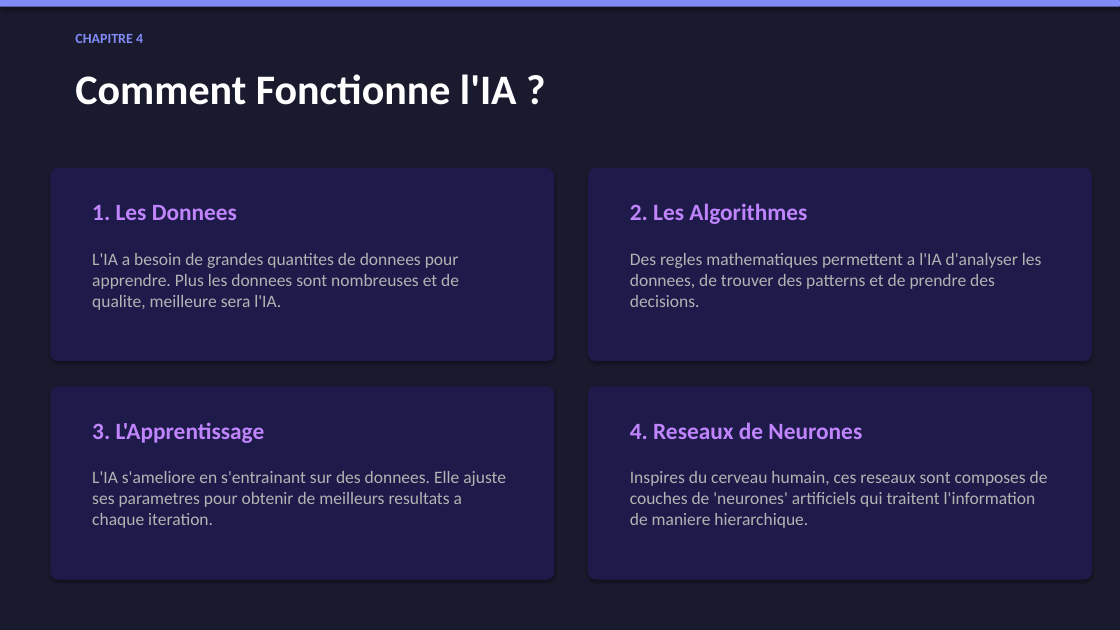
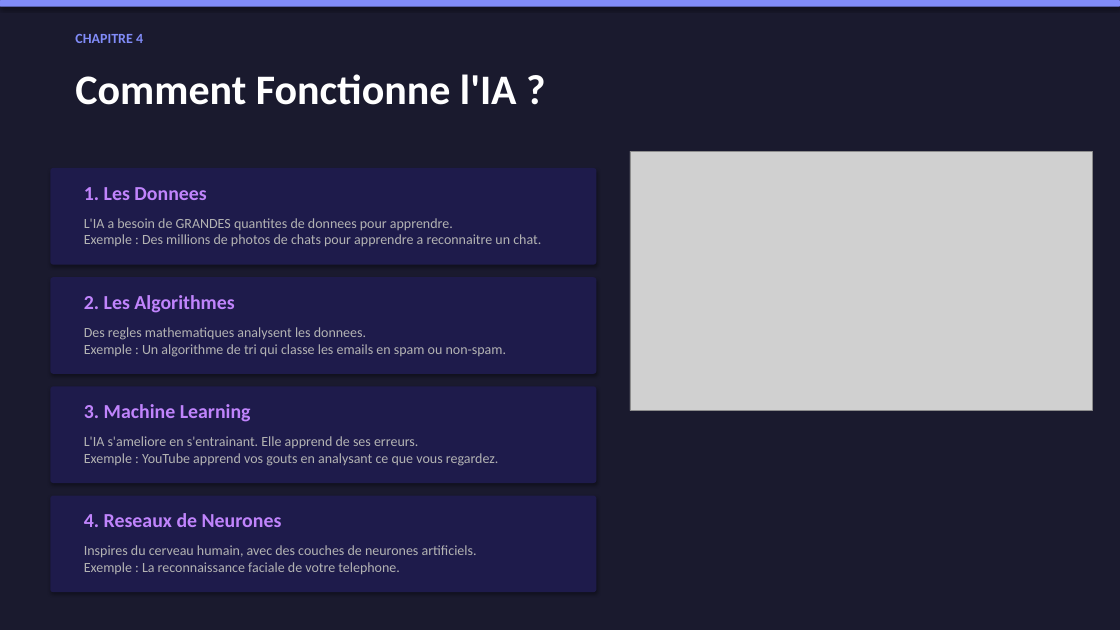
Before and after one commit to ayoubassouarinfo/AI-Project, a slide deck: slide 6 of AI_Presentation_Ayoub_Assouar.pptx. Drawn at 1120x630 pixels with LibreOffice and Linux fonts; fonts in the diff are those of the drawing; grey boxes stand for pictures. Boxes give left, top, right and bottom in pixels: in the first picture for what was removed or moved away, otherwise in the second. Text is boxed around its words. In the diff, an @@ line names an element or a change of style, - is before the commit and + after.

Commit message:
feat: add real images to PPTX and HTML, more examples and details

```diff
--- a/AI_Presentation_Ayoub_Assouar.pptx
+++ b/AI_Presentation_Ayoub_Assouar.pptx
@@ rounded rectangle: place and size @@
-rounded rectangle at bbox=[50, 168, 555, 361]
+rounded rectangle at bbox=[50, 168, 597, 265]
@@ text "1. Les Donnees": place and size @@
-text "1. Les Donnees" at bbox=[92, 205, 237, 220]
+text "1. Les Donnees" at bbox=[84, 187, 206, 200]
@@ picture added at bbox=[630, 151, 1092, 411] @@
@@ text at bbox=[84, 218, 541, 246]: text changed; size 15 to 12 pt @@
-L'IA a besoin de grandes quantites de donnees pour apprendre. Plus les donnees sont nombreuses et de qualite, meilleure sera l'IA.
+L'IA a besoin de GRANDES quantites de donnees pour apprendre.
+Exemple : Des millions de photos de chats pour apprendre a reconnaitre un chat.
@@ text removed at bbox=[630, 253, 1042, 307] @@
-Des regles mathematiques permettent a l'IA d'analyser les donnees, de trouver des patterns et de prendre des decisions.
@@ rounded rectangle: place and size @@
-rounded rectangle at bbox=[588, 168, 1092, 361]
+rounded rectangle at bbox=[50, 277, 597, 374]
@@ text "2. Les Algorithmes": place and size @@
-text "2. Les Algorithmes" at bbox=[630, 203, 807, 224]
+text "2. Les Algorithmes" at bbox=[84, 295, 234, 313]
@@ text added at bbox=[84, 327, 507, 357], 12 pt, text #B3B3B3 @@
+Des regles mathematiques analysent les donnees.
+Exemple : Un algorithme de tri qui classe les emails en spam ou non-spam.
@@ rounded rectangle: place and size @@
-rounded rectangle at bbox=[50, 386, 555, 580]
+rounded rectangle at bbox=[50, 386, 597, 483]
@@ text at bbox=[84, 404, 251, 422]: text changed; size 20 to 17 pt @@
-3. L'Apprentissage
+3. Machine Learning
@@ text added at bbox=[84, 436, 499, 466], 12 pt, text #B3B3B3 @@
+L'IA s'ameliore en s'entrainant. Elle apprend de ses erreurs.
+Exemple : YouTube apprend vos gouts en analysant ce que vous regardez.
@@ text removed at bbox=[92, 471, 506, 528] @@
-L'IA s'ameliore en s'entrainant sur des donnees. Elle ajuste ses parametres pour obtenir de meilleurs resultats a chaque iteration.
@@ text removed at bbox=[630, 471, 1048, 528] @@
-Inspires du cerveau humain, ces reseaux sont composes de couches de 'neurones' artificiels qui traitent l'information de maniere hierarchique.
@@ proportions changed in 4 elements at bbox=[50, 168, 597, 265], bbox=[50, 386, 597, 483], bbox=[50, 277, 597, 374], bbox=[50, 496, 597, 592] @@
@@ rounded rectangle: place and size @@
-rounded rectangle at bbox=[588, 386, 1092, 580]
+rounded rectangle at bbox=[50, 496, 597, 592]
@@ size 20 to 17 pt in 3 elements at bbox=[84, 187, 206, 200], bbox=[84, 295, 234, 313], bbox=[84, 513, 282, 527] @@
@@ text "4. Reseaux de Neurones": place and size @@
-text "4. Reseaux de Neurones" at bbox=[630, 422, 862, 439]
+text "4. Reseaux de Neurones" at bbox=[84, 513, 282, 527]
@@ text added at bbox=[84, 545, 477, 574], 12 pt, text #B3B3B3 @@
+Inspires du cerveau humain, avec des couches de neurones artificiels.
+Exemple : La reconnaissance faciale de votre telephone.
```
Also in this commit, not shown: 9 other slides changed, 1 slide added, 1 slide removed, 10 other files.
